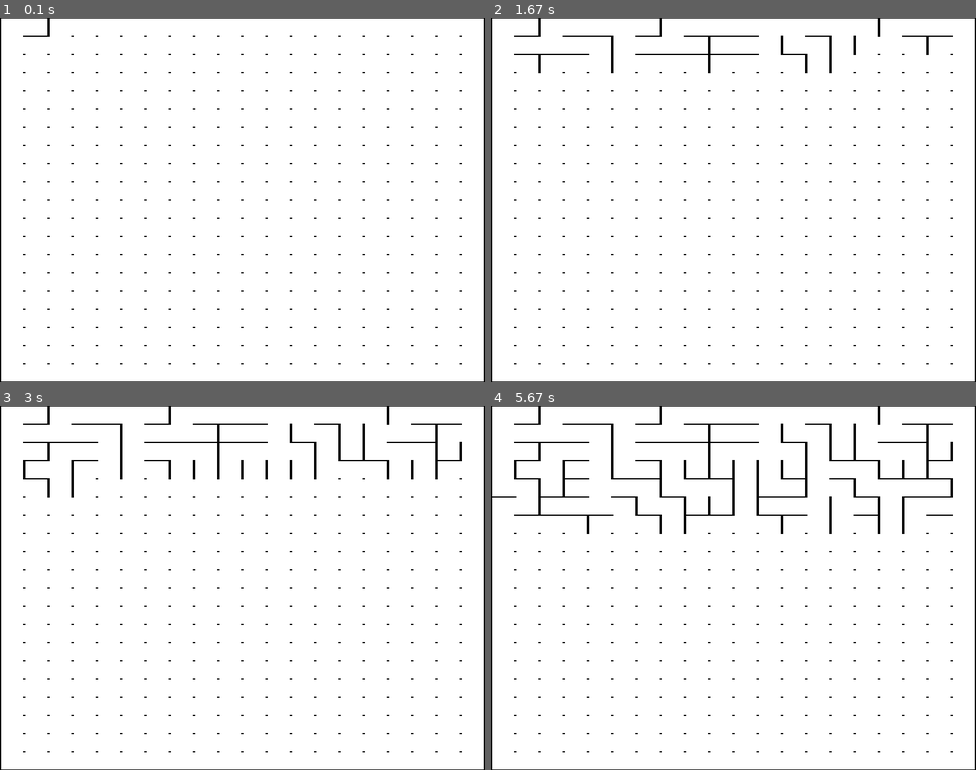
Above: before the commit, frames 1-4 (two rows, left to right).
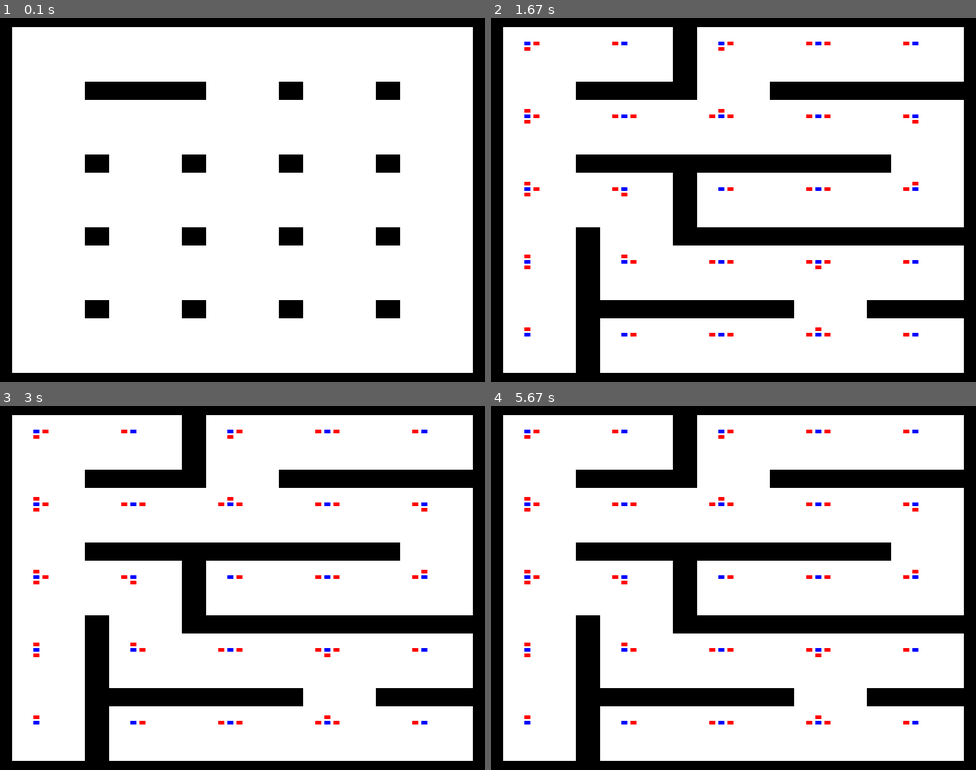
Above: after the commit, the same moments.

Repository: ooishiisao/pygame_game
Game: pygame game, started from maze/maze.py
Two runs of this game, one before a commit and one after it. Both use one fixed random seed, a clock stepped at 60 frames per second and the inputs below.
Inputs:
- Up to frame 1 (0.1 s): no input
- Up to frame 2 (1.67 s): no input
- Up to frame 3 (3 s): no input
- Up to frame 4 (5.67 s): no input

The runs differ from the first frame. In frame 1, 14% of the frame differs, in the area x 0-100%, y 0-100%; in frame 2, 27%; in frame 3, 27%; in frame 4, 28%.

Commit message:
Graph表示

Diff:
--- a/maze/maze.py
+++ b/maze/maze.py
@@ -107,124 +107,13 @@
 
 class MazeGroup(pygame.sprite.Group):
 
-    def __init__(self, maze : Maze):
+    def __init__(self, maze : Maze, size_x : int, size_y : int, width : int, height : int):
         super().__init__()
         self._maze = maze
-
-    def update(self):
-        self._maze.next_method1()
-        super().update()
-
-class MazeSprite(pygame.sprite.Sprite):
-
-    def __init__(self, maze : Maze, x : int, y : int, rect : pygame.Rect):
-        super().__init__()
-        self._maze = maze
-        self._maze_x = x * 2 + 1
-        self._maze_y = y * 2 + 1
-        self.rect = rect
-        self.image = pygame.Surface((rect.width, rect.height))
-
-    def update(self):
-        self.image.fill((255,255,255))
-        x = self._maze_x
-        y = self._maze_y
-        width  = self.rect.width - 0
-        height = self.rect.height - 0
-        thick_x = width  // 16
-        thick_y = height // 16
-        self.image.fill((0,0,0), (0,             0,              thick_x, thick_y))
-        self.image.fill((0,0,0), (width-thick_x, 0,              thick_x, thick_y))
-        self.image.fill((0,0,0), (0,             height-thick_y, thick_x, thick_y))
-        self.image.fill((0,0,0), (width-thick_x, height-thick_y, thick_x, thick_y))
-        if self._maze.map[x][y-1] == Maze.BLOCK:
-            self.image.fill((0,0,0), (0, 0, width, thick_y))
-        if self._maze.map[x-1][y] == Maze.BLOCK:
-            self.image.fill((0,0,0), (0, 0, thick_x, height))
-        if self._maze.map[x+1][y] == Maze.BLOCK:
-            self.image.fill((0,0,0), (width-thick_x, 0, thick_x, height))
-        if self._maze.map[x][y+1] == Maze.BLOCK:
-            self.image.fill((0,0,0), (0, height-thick_y, width, thick_y))
-
-class MazeNode():
-    UNDETERMINED = 0
-    DETERMINED   = 1
-
-    def __init__(self, x : int, y : int):
-        self.x             = x
-        self.y             = y
-        self.link_to_up    = None
-        self.link_to_left  = None
-        self.link_to_right = None
-        self.link_to_down  = None
-        self.distance      = 0xFFFFFFFF
-        self.state         = MazeNode.UNDETERMINED
-
-class MazeLink():
-    UNDETERMINED = 0
-    DETERMINED   = 1
-
-    def __init__(self, x : int, y : int):
-        self.x : int = x
-        self.y : int = y
-        self.weight : int = 1
-        self.end1 : MazeNode = None
-        self.end2 : MazeNode = None
-
-class MazeSearch():
-
-    def __init__(self, maze : Maze):
-        self._maze : Maze = maze
-        self._nodes : list[MazeNode] = []
-        for x, y in product(range(maze.x), range(maze.y)):
-            if x % 2 == 1 and y % 2 == 1:
-                self._nodes.append(MazeNode(x, y))
-
-        for node in self._nodes:
-            x = node.x
-            y = node.y
-            # UP
-            if self._maze.map[x][y-1] == Maze.FLOOR:
-                self.link_to_up = self.find_node(x, y-2)
-            # LEFT
-            if self._maze.map[x-1][y] == Maze.FLOOR:
-                self.link_to_up = self.find_node(x-2, y)
-            # RIGHT
-            if self._maze.map[x+1][y] == Maze.FLOOR:
-                self.link_to_up = self.find_node(x+2, y)
-            # DOWN
-            if self._maze.map[x][y+1] == Maze.FLOOR:
-                self.link_to_up = self.find_node(x, y+2)
-
-    def find_node(self, x : int, y : int):
-        ret = None
-        for node in self._nodes:
-            if node.x == x and node.y == y:
-                ret = node
-                break
-        return ret
-
-
-
-class MazeGame(Game):
-    """MazeGameクラス"""
-
-    SCENE_TITLE = 0
-    SCENE_GAME  = 1
-    SCENE_END   = 2
-
-    def __init__(self, width=800, height=600):
-        """初期化"""
-        super().__init__(width, height)
-
-        self.FPS    = 30
-        size_x      = 20
-        size_y      = 20
-        self._maze  = Maze(size_x*2+1, size_y*2+1)
         self._maze.prepare_method1()
+        self._complate_flag = False
         #self._maze.make_method1()
 
-        self._group = MazeGroup(self._maze)
         for x in range(size_x):
             for y in range(size_y):
                 block_size_x = width  // size_x
@@ -233,14 +122,215 @@
                 block_pos_y  = block_size_y * y
                 rect = pygame.Rect(block_pos_x, block_pos_y, block_size_x, block_size_y)
                 sprite = MazeSprite(self._maze, x, y, rect)
-                self._group.add(sprite)
+                self.add(sprite)
+
+    def update(self):
+        if not self._maze.next_method1():
+            self._complate_flag = True
+        super().update()
+
+    def is_complate(self):
+        return self._complate_flag
+
+
+class MazeSprite(pygame.sprite.Sprite):
+
+    def __init__(self, maze : Maze, x : int, y : int, rect : pygame.Rect):
+        super().__init__()
+        self._maze = maze
+        self._maze_x = x * 2 + 1
+        self._maze_y = y * 2 + 1
+        self.rect = rect
+        self.image = pygame.Surface((rect.width, rect.height))
+
+    def update(self):
+        self.image.fill((255,255,255))
+        x = self._maze_x
+        y = self._maze_y
+        width  = self.rect.width - 0
+        height = self.rect.height - 0
+        thick_x = width  // 8
+        thick_y = height // 8
+        self.image.fill((0,0,0), (0,             0,              thick_x, thick_y))
+        self.image.fill((0,0,0), (width-thick_x, 0,              thick_x, thick_y))
+        self.image.fill((0,0,0), (0,             height-thick_y, thick_x, thick_y))
+        self.image.fill((0,0,0), (width-thick_x, height-thick_y, thick_x, thick_y))
+        if self._maze.map[x][y-1] == Maze.BLOCK:
+            self.image.fill((0,0,0), \
+                (thick_x,       0,              width-thick_x*2, thick_y         ))
+        if self._maze.map[x-1][y] == Maze.BLOCK:
+            self.image.fill((0,0,0), \
+                (0,             thick_y,        thick_x,         height-thick_y*2))
+        if self._maze.map[x+1][y] == Maze.BLOCK:
+            self.image.fill((0,0,0), \
+                (width-thick_x, thick_y,        thick_x,         height-thick_y*2))
+        if self._maze.map[x][y+1] == Maze.BLOCK:
+            self.image.fill((0,0,0), \
+                (thick_x,       height-thick_y, width-thick_x*2, thick_y         ))
+
+class MazeGraph():
+
+    def __init__(self, maze : Maze, size_x : int, size_y : int):
+        self._maze = maze
+        self._size_x = size_x
+        self._size_y = size_y
+        self.nodes = []
+        for x, y in product(range(size_x), range(size_y)):
+            self.nodes.append(MazeNode(x, y))
+
+        for node in self.nodes:
+            maze_x = node.x * 2 + 1
+            maze_y = node.y * 2 + 1
+            # UP
+            if self._maze.map[maze_x][maze_y-1] == Maze.FLOOR:
+                node_nextto = self._find_node(node.x, node.y-1)
+                node.connect(MazeNode.UP, node_nextto)
+            # LEFT
+            if self._maze.map[maze_x-1][maze_y] == Maze.FLOOR:
+                node_nextto = self._find_node(node.x-1, node.y)
+                node.connect(MazeNode.LEFT, node_nextto)
+            # RIGHT
+            if self._maze.map[maze_x+1][maze_y] == Maze.FLOOR:
+                node_nextto = self._find_node(node.x+1, node.y)
+                node.connect(MazeNode.RIGHT, node_nextto)
+            # DOWN
+            if self._maze.map[maze_x][maze_y+1] == Maze.FLOOR:
+                node_nextto = self._find_node(node.x, node.y+1)
+                node.connect(MazeNode.DOWN, node_nextto)
+
+    def _find_node(self, x : int, y : int):
+        ret = None
+        for node in self.nodes:
+            if node.x == x and node.y == y:
+                ret = node
+                break
+        return ret
+
+class MazeNode():
+    UP    = 0
+    LEFT  = 1
+    RIGHT = 2
+    DOWN  = 3
+    UNDETERMINED = 0
+    TENTATIVE    = 1
+    DETERMINED   = 2
+
+    def __init__(self, x : int, y : int):
+        self.x = x
+        self.y = y
+        self.link = [None for x in range(4)]
+        self.link[MazeNode.UP]    = MazeLink(MazeNode.DOWN,  self)
+        self.link[MazeNode.LEFT]  = MazeLink(MazeNode.RIGHT, self)
+        self.link[MazeNode.RIGHT] = MazeLink(MazeNode.LEFT,  self)
+        self.link[MazeNode.DOWN]  = MazeLink(MazeNode.UP,    self)
+        self.distance = 0
+        self.state    = MazeNode.UNDETERMINED
+
+    def connect(self, dir : int, node):
+        if dir == MazeNode.UP:
+            self.link[MazeNode.UP].weight = 1
+            self.link[MazeNode.UP].link[MazeNode.UP] = node
+            node.link[MazeNode.DOWN] = self.link[MazeNode.UP]
+        elif dir == MazeNode.LEFT:
+            self.link[MazeNode.LEFT].weight = 1
+            self.link[MazeNode.LEFT].link[MazeNode.LEFT] = node
+            node.link[MazeNode.RIGHT] = self.link[MazeNode.LEFT]
+        elif dir == MazeNode.RIGHT:
+            self.link[MazeNode.RIGHT].weight = 1
+            self.link[MazeNode.RIGHT].link[MazeNode.RIGHT] = node
+            node.link[MazeNode.LEFT] = self.link[MazeNode.RIGHT]
+        elif dir == MazeNode.DOWN:
+            self.link[MazeNode.DOWN].weight = 1
+            self.link[MazeNode.DOWN].link[MazeNode.DOWN] = node
+            node.link[MazeNode.UP] = self.link[MazeNode.DOWN]
+
+
+class MazeLink():
+
+    def __init__(self, dir : int, node : MazeNode):
+        self.weight = 100
+        self.link = [None for x in range(4)]
+        if dir == MazeNode.UP:
+            self.link[MazeNode.UP]    = node
+        elif dir == MazeNode.LEFT:
+            self.link[MazeNode.LEFT]  = node
+        elif dir == MazeNode.RIGHT:
+            self.link[MazeNode.RIGHT] = node
+        elif dir == MazeNode.DOWN:
+            self.link[MazeNode.DOWN]  = node
+
+
+class GraphGroup(pygame.sprite.Group):
+
+    def __init__(self, graph : MazeGraph, size_x : int, size_y : int, width : int, height : int):
+        super().__init__()
+        self._graph = graph
+
+        for node in graph.nodes:
+            x = node.x
+            y = node.y
+            block_size_x = width  // size_x
+            block_size_y = height // size_y
+            block_pos_x  = block_size_x * x + block_size_x // 4
+            block_pos_y  = block_size_y * y + block_size_y // 4
+            rect = pygame.Rect(block_pos_x, block_pos_y, block_size_x//2, block_size_y//2)
+            sprite = NodeSprite(node, rect)
+            self.add(sprite)
+
+    def update(self):
+        super().update()
+
+
+class NodeSprite(pygame.sprite.Sprite):
+
+    def __init__(self, node : MazeNode, rect : pygame.Rect):
+        super().__init__()
+        self._node = node
+        self.rect = rect
+        self.image = pygame.Surface((rect.width, rect.height))
+
+    def update(self):
+        self.image.fill((255,255,255))
+
+        width  = self.rect.width //2
+        height = self.rect.height //2
+        self.image.fill((0,0,255), (width//8*3, height//8*3, width//8*2, height//8*2))
+        if self._node.link[MazeNode.UP].weight == 1:
+            self.image.fill((255,0,0), (width//8*3, height//8*0, width//8*2, height//8*2))
+        if self._node.link[MazeNode.LEFT].weight == 1:
+            self.image.fill((255,0,0), (width//8*0, height//8*3, width//8*2, height//8*2))
+        if self._node.link[MazeNode.RIGHT].weight == 1:
+            self.image.fill((255,0,0), (width//8*6, height//8*3, width//8*2, height//8*2))
+        if self._node.link[MazeNode.DOWN].weight == 1:
+            self.image.fill((255,0,0), (width//8*3, height//8*6, width//8*2, height//8*2))
+
+class MazeGame(Game):
+    """MazeGameクラス"""
+
+    SCENE_MAZE  = 0
+    SCENE_GRAPH = 1
+    SCENE_END   = 2
+
+    def __init__(self, width=800, height=600):
+        """初期化"""
+        super().__init__(width, height)
+
+        self.scene    = MazeGame.SCENE_MAZE
+        self.FPS      = 30
+        size_x        = 5
+        size_y        = 5
+        self._size_x  = size_x
+        self._size_y  = size_y
+        self._width   = width
+        self._height  = height
+        self._maze    = Maze(size_x*2+1, size_y*2+1)
+        self._mazegrp = MazeGroup(self._maze, size_x, size_y, width, height)
+        self._grphgrp = None
 
     def on_frame(self):
         """フレーム処理
-        Args:
-            scene (int) : 0 タイトル / 1 ゲーム / 2 終了
         """
-        self._maze.next_method1()
+        scene = self.scene
 
         # イベント処理
         mouse_x = 0
@@ -255,10 +345,24 @@
 
         # オブジェクト更新
         #if action_flag == True:
-        self._group.update()
+        if self.scene == MazeGame.SCENE_MAZE:
+            self._mazegrp.update()
+            if self._mazegrp.is_complate() == True:
+                scene = MazeGame.SCENE_GRAPH
+                self._graph   = MazeGraph(self._maze, self._size_x, self._size_y)
+                self._grphgrp = GraphGroup(self._graph, self._size_x, self._size_y, self._width, self._height)
+                self._grphgrp.update()
+
+
 
         # 今回描画分をサーフェイスに描画
-        self._group.draw(self.surface)
+        self._mazegrp.draw(self.surface)
+        if self.scene == MazeGame.SCENE_GRAPH:
+            pass
+            self._grphgrp.draw(self.surface)
+
+
+        return scene
 
 
 
Not shown, changed: maze/maze.md
